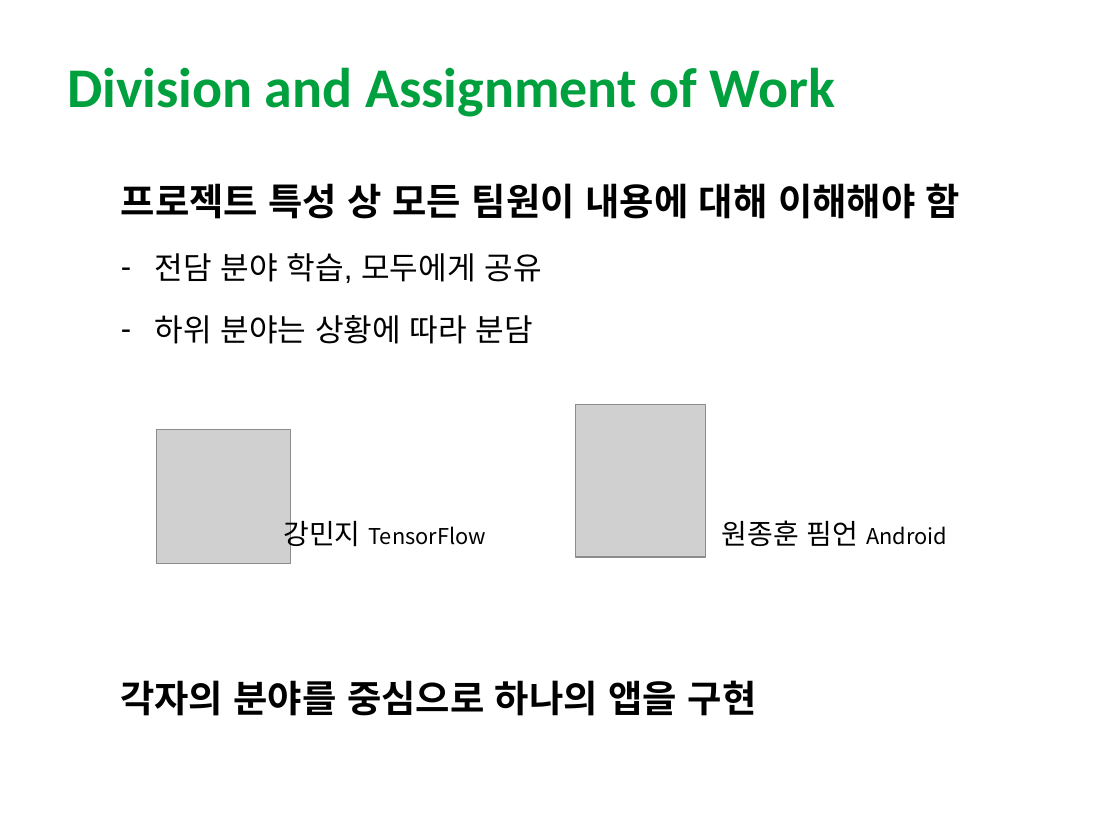
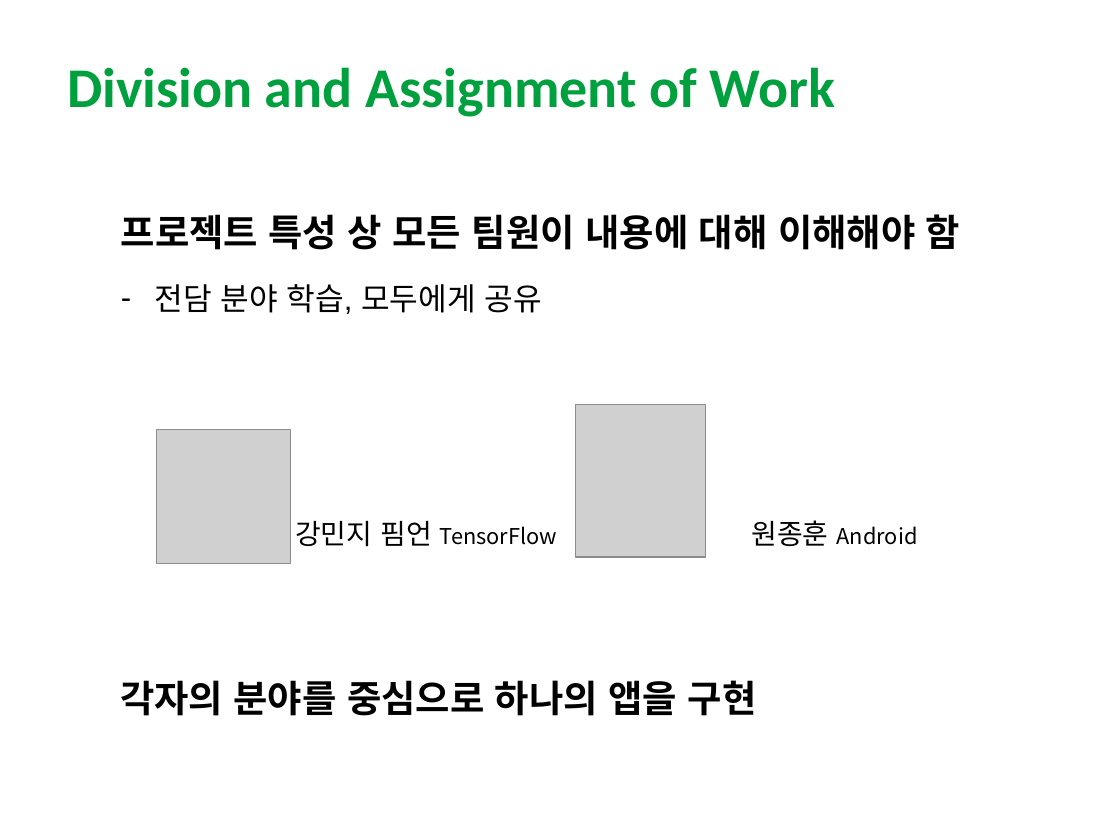
Before and after one commit to Jamjomjara/snu-artoon, a slide deck: slide 16 of artoon-spec.pptx (slide 14 before the commit). Drawn at 1120x840 pixels with LibreOffice and Linux fonts; fonts in the diff are those of the drawing; grey boxes stand for pictures. Boxes give left, top, right and bottom in pixels: in the first picture for what was removed or moved away, otherwise in the second. Text is boxed around its words. In the diff, an @@ line names an element or a change of style, - is before the commit and + after.

```diff
--- a/artoon-spec.pptx
+++ b/artoon-spec.pptx
@@ text "프로젝트 특성 상 모든 팀원이 ...": place and size @@
-text "프로젝트 특성 상 모든 팀원이 ..." at box(121, 183, 960, 344)
+text "프로젝트 특성 상 모든 팀원이 ..." at box(121, 214, 960, 314)
@@ text at box(154, 315, 533, 344): paragraph removed @@
-– 하위 분야는 상황에 따라 분담
@@ text at box(295, 521, 558, 547): text changed @@
-강민지 TensorFlow
+강민지 핌언 TensorFlow
@@ text at box(751, 520, 918, 546): text changed @@
-원종훈 핌언 Android
+원종훈 Android
```
Also in this commit, not shown: 4 other slides changed.
